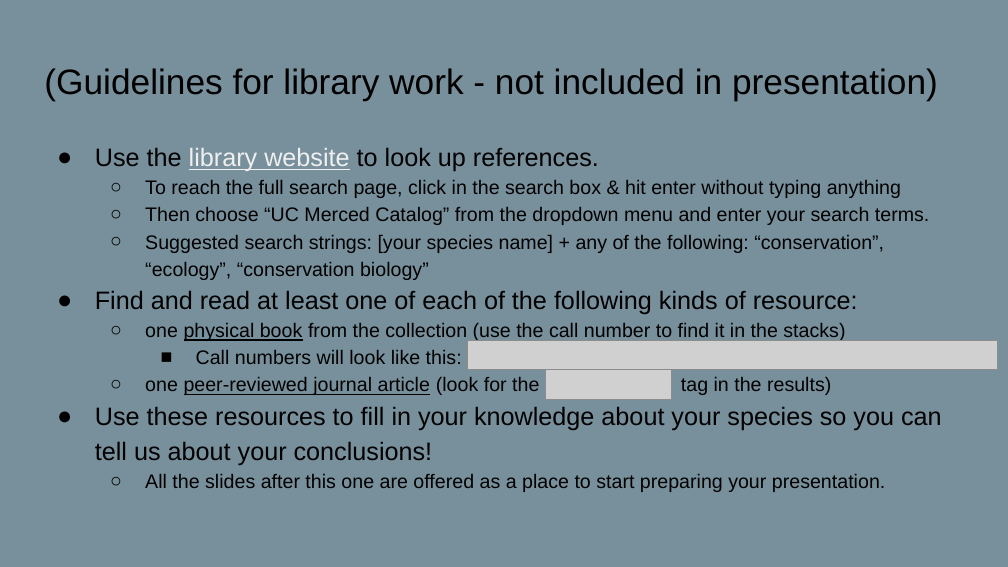
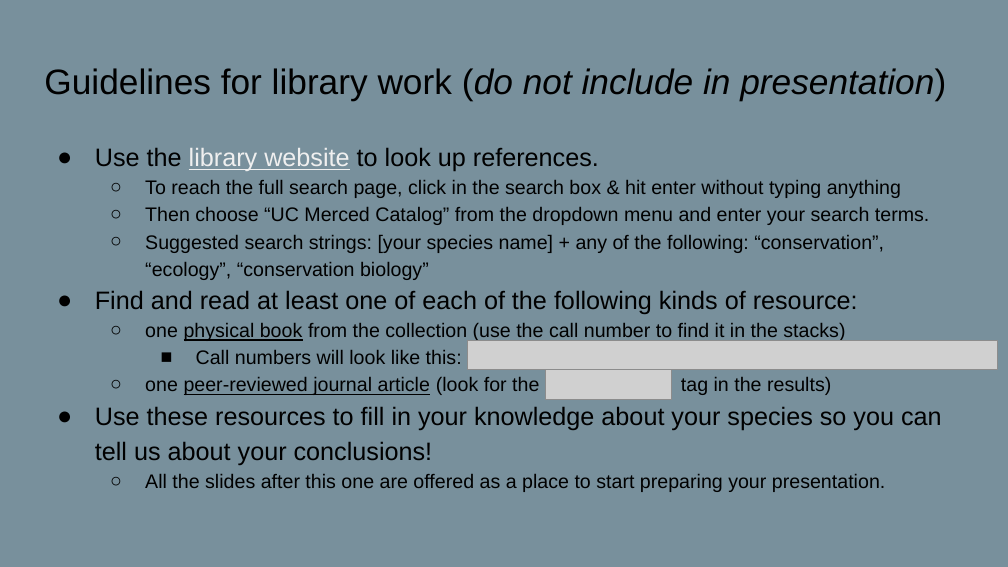
Before and after one commit to paleomammals/biodata_shortcourse, a slide deck: slide 3 of student presentation template.pptx. Drawn at 1008x567 pixels with LibreOffice and Linux fonts; fonts in the diff are those of the drawing; grey boxes stand for pictures. Boxes give left, top, right and bottom in pixels: in the first picture for what was removed or moved away, otherwise in the second. Text is boxed around its words. In the diff, an @@ line names an element or a change of style, - is before the commit and + after.

```diff
--- a/student presentation template.pptx
+++ b/student presentation template.pptx
@@ title at bbox=[44, 68, 946, 100]: text changed @@
-(Guidelines for library work - not included in presentation)
+Guidelines for library work (do not include in presentation)
```
Also in this commit, not shown: 9 other slides changed, 8 other files.
